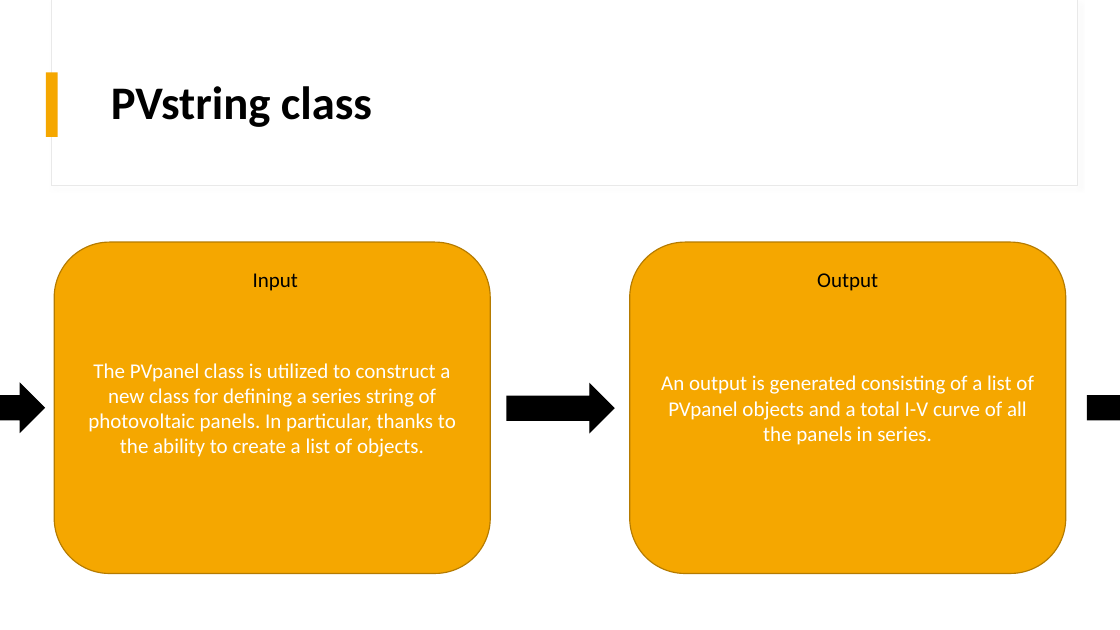
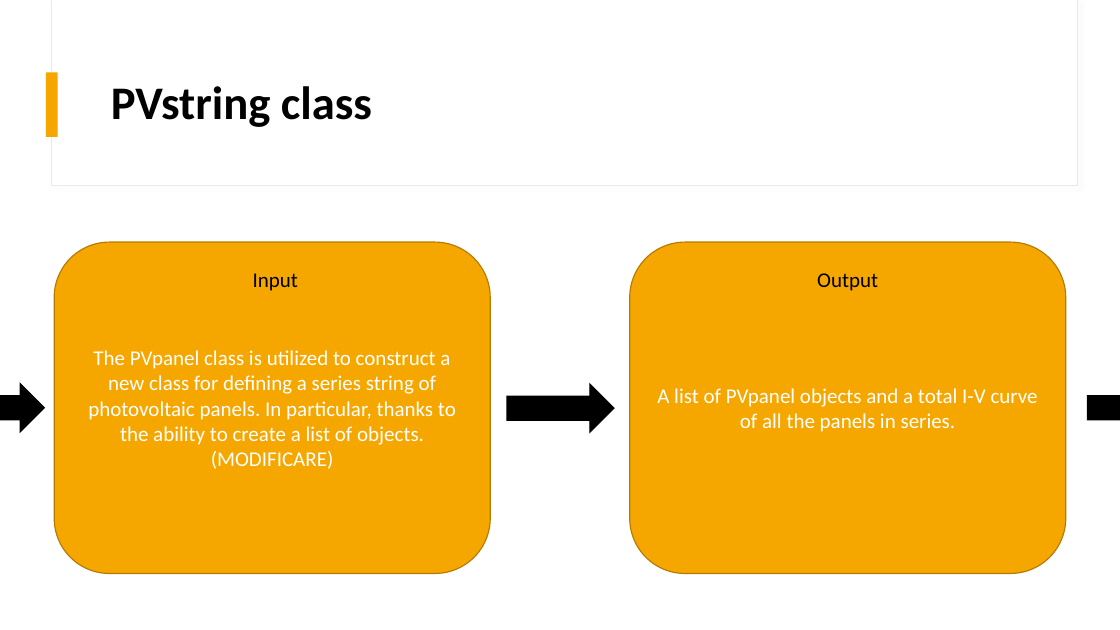
Before and after one commit to mdg217/RenewableEnergyProject, a slide deck: slide 6 of ProgettoRESM.pptx. Drawn at 1120x630 pixels with LibreOffice and Linux fonts; fonts in the diff are those of the drawing. Boxes give left, top, right and bottom in pixels: in the first picture for what was removed or moved away, otherwise in the second. Text is boxed around its words. In the diff, an @@ line names an element or a change of style, - is before the commit and + after.

```diff
--- a/ProgettoRESM.pptx
+++ b/ProgettoRESM.pptx
@@ text in rounded rectangle at (x1=88, y1=350, x2=456, y2=469): text changed @@
-The PVpanel class is utilized to construct a new class for defining a series string of photovoltaic panels. In particular, thanks to the ability to create a list of objects.
+The PVpanel class is utilized to construct a new class for defining a series string of photovoltaic panels. In particular, thanks to the ability to create a list of objects. (MODIFICARE)
@@ text in rounded rectangle at (x1=657, y1=388, x2=1038, y2=432): text changed @@
-An output is generated consisting of a list of PVpanel objects and a total I-V curve of all the panels in series.
+A list of PVpanel objects and a total I-V curve of all the panels in series.
```
Also in this commit, not shown: 5 other slides changed, 2 slides added, 2 other files.
